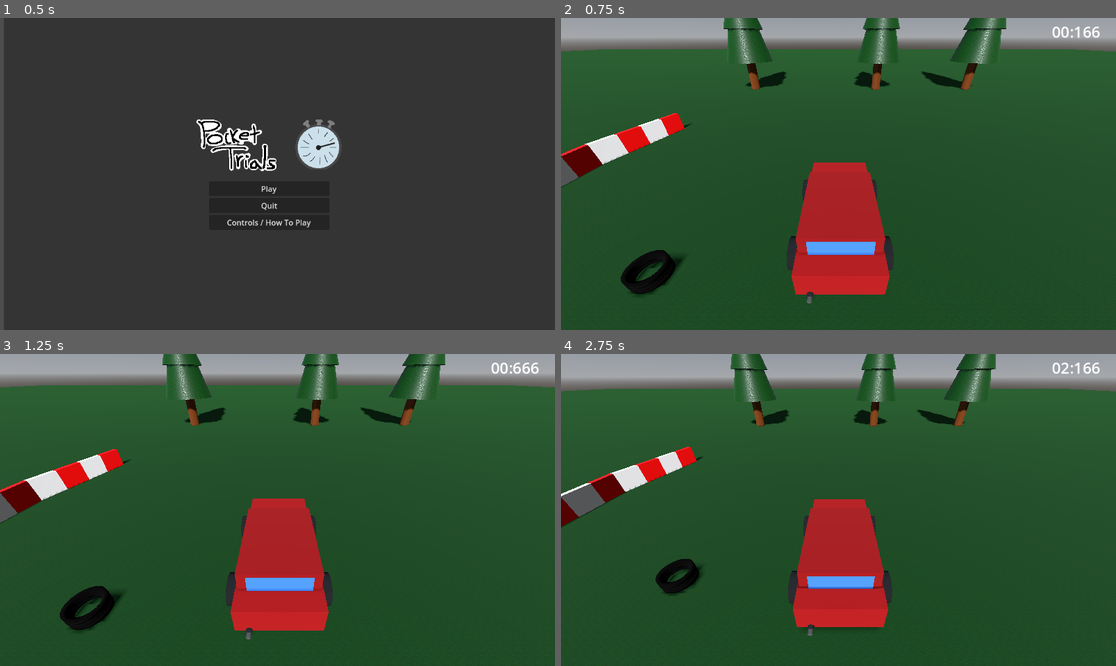
Above: before the commit, frames 1-4 (two rows, left to right).
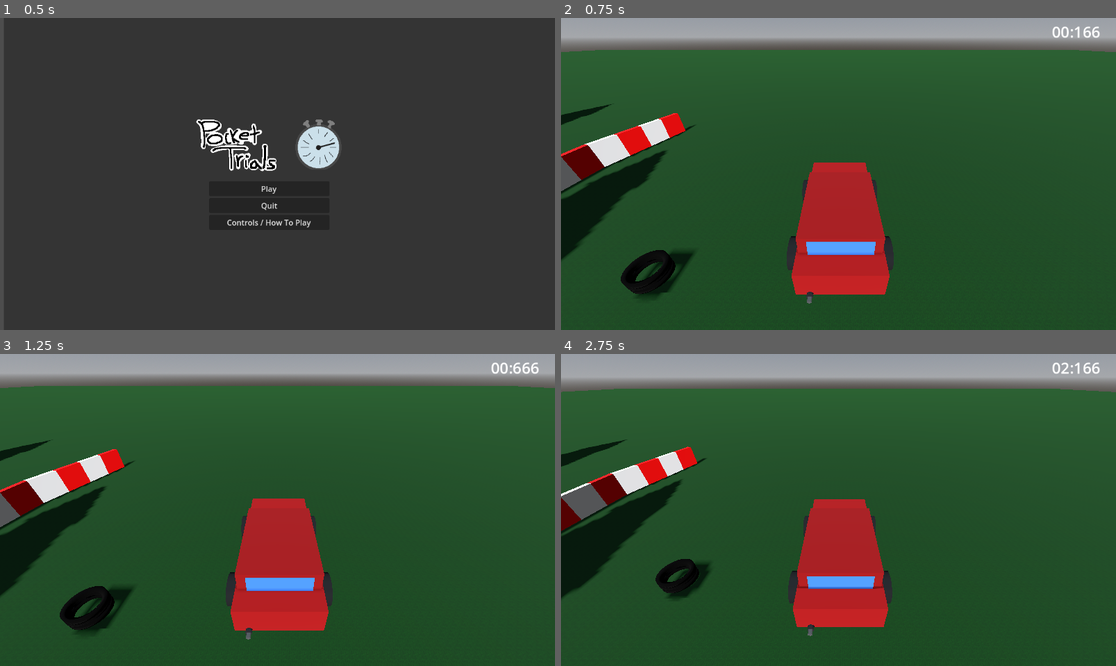
Above: after the commit, the same moments.

Repository: JohnMarkHarris843/PocketTrials
Game: Godot game, scene res://scenes/main_menu/main_menu.tscn
Same seed, same stepped clock (60 frames per second), same inputs: the game is played once before the commit and once after it.
Inputs:
- Up to frame 1 (0.5 s): no input
- Up to frame 2 (0.75 s): click "Play" at 0.5 s
- Up to frame 3 (1.25 s): no input
- Up to frame 4 (2.75 s): hold D (right) 1.28-2.03 s; hold Space (drift) 1.28-2.03 s; hold S (reverse) from 2.03 s (still down); tap Space (drift) at 2.1 s

Frame 1 is identical in both runs. In frame 2, 6.4% of the frame differs, in the area x 0-100%, y 0-90%; in frame 3, 6.4%; in frame 4, 6.8%, in the area x 0-100%, y 0-89%.

Commit message:
added road builder and script into game, then started working on checkpoints scripts, lapcounter, race manager and finish line

Diff:
--- /dev/null
+++ b/3d-game/HUD.tscn
@@ -0,0 +1,11 @@
+[gd_scene format=3 uid="uid://c852ocqdp7ujt"]
+
+[node name="HUD" type="CanvasLayer"]
+
+[node name="TimerLabel" type="Label" parent="."]
+offset_right = 40.0
+offset_bottom = 23.0
+
+[node name="LapLabel" type="Label" parent="."]
+offset_right = 40.0
+offset_bottom = 23.0
--- /dev/null
+++ b/3d-game/assets/models/road_segment.tscn
@@ -0,0 +1,11 @@
+[gd_scene load_steps=3 format=3 uid="uid://bk0uul8pncfvs"]
+
+[sub_resource type="PlaneMesh" id="PlaneMesh_uoatp"]
+
+[sub_resource type="StandardMaterial3D" id="StandardMaterial3D_51tdv"]
+albedo_color = Color(0.012617188, 0.012617188, 0.012617188, 1)
+
+[node name="MeshInstance3D" type="MeshInstance3D"]
+transform = Transform3D(1.8211472, 0, 0, 0, 1, 0, 0, 0, 2.4304638, 0, 0, 0)
+mesh = SubResource("PlaneMesh_uoatp")
+surface_material_override/0 = SubResource("StandardMaterial3D_51tdv")
--- a/3d-game/scenes/game/game.tscn
+++ b/3d-game/scenes/game/game.tscn
@@ -1,10 +1,15 @@
-[gd_scene load_steps=14 format=3 uid="uid://dn0bi74e43m45"]
+[gd_scene load_steps=20 format=3 uid="uid://dn0bi74e43m45"]
 
 [ext_resource type="PackedScene" uid="uid://b7ub2d6yxd7bk" path="res://scenes/car/red-car.tscn" id="1_7h61r"]
 [ext_resource type="PackedScene" uid="uid://dda1jgjbw4b73" path="res://assets/models/tree.tscn" id="2_7h61r"]
 [ext_resource type="PackedScene" uid="uid://sl5fnhvlhh5p" path="res://scenes/raceTimer.tscn" id="2_lfrn8"]
 [ext_resource type="PackedScene" uid="uid://jjwvnnxdrynl" path="res://assets/models/tires.tscn" id="3_0sr1o"]
 [ext_resource type="PackedScene" uid="uid://b6433kfonwl81" path="res://assets/models/racewall.tscn" id="4_kelw5"]
+[ext_resource type="Script" uid="uid://d0s5382y25ssi" path="res://scripts/RaceManager.gd" id="6_2a8rs"]
+[ext_resource type="Script" uid="uid://do3oor8hu8e1q" path="res://scripts/CheckPoint.gd" id="7_4j704"]
+[ext_resource type="Script" uid="uid://c40im4w7a7gen" path="res://scripts/FinishLine.gd" id="8_kp23o"]
+[ext_resource type="Script" uid="uid://blaconah3iim0" path="res://scripts/LapCounter.gd" id="9_5jirj"]
+[ext_resource type="Script" uid="uid://dahvmkydxw5pg" path="res://tools/road_builder.gd" id="10_4j704"]
 
 [sub_resource type="FastNoiseLite" id="FastNoiseLite_abcde"]
 noise_type = 2
@@ -38,7 +43,15 @@
 ambient_light_energy = 3.0
 reflected_light_source = 2
 
-[node name="3DNode" type="Node3D"]
+[sub_resource type="Curve3D" id="Curve3D_2a8rs"]
+closed = true
+_data = {
+"points": PackedVector3Array(0, 0, 0, 0, 0, 0, 0.024085581, 0.084278464, -0.8580013, 0, 0, 0, 0, 0, 0, -0.093044996, -0.08547592, -29.374474, 0, 0, 0, 0, 0, 0, 36.655388, -0.07441485, -30.392956, 0, 0, 0, 0, 0, 0, 37.419582, -0.06073703, 18.821753, 0, 0, 0, 0, 0, 0, -0.33509254, -0.024077058, 21.12075),
+"tilts": PackedFloat32Array(0, 0, 0, 0, 0)
+}
+point_count = 5
+
+[node name="Race" type="Node3D"]
 
 [node name="Car" parent="." instance=ExtResource("1_7h61r")]
 transform = Transform3D(1, 0, 0, 0, 1, 0, 0, 0, 1, 0, 0.37531567, 0)
@@ -46,7 +59,7 @@
 [node name="Floor" type="StaticBody3D" parent="."]
 
 [node name="MeshInstance3D" type="MeshInstance3D" parent="Floor"]
-transform = Transform3D(1, 0, 0, 0, 1, 0, 0, 0, 1, -0.31753817, 0.11239457, 0.09919548)
+transform = Transform3D(1, 0, 0, 0, 1, 0, 0, 0, 1, -0.31753817, 0.018248081, 0.09919548)
 material_override = SubResource("StandardMaterial3D_klmno")
 mesh = SubResource("PlaneMesh_c1y5s")
 
@@ -69,13 +82,13 @@
 shadow_blur = 0.5
 
 [node name="Tree" parent="." instance=ExtResource("2_7h61r")]
-transform = Transform3D(2, 0, 0, 0, 2, 0, 0, 0, 2, 1.8325185, 2.3557858, -9.025228)
+transform = Transform3D(2, 0, 0, 0, 2, 0, 0, 0, 2, -9.167481, 2.3557858, -0.025227547)
 
 [node name="Tree2" parent="." instance=ExtResource("2_7h61r")]
-transform = Transform3D(2, 0, 0, 0, 2, 0, 0, 0, 2, -4.1366773, 2.3557858, -9.025228)
+transform = Transform3D(2, 0, 0, 0, 2, 0, 0, 0, 2, -4.1366773, 2.3557858, 3.9747725)
 
 [node name="Tree3" parent="." instance=ExtResource("2_7h61r")]
-transform = Transform3D(2, 0, 0, 0, 2, 0, 0, 0, 2, 6.3033204, 2.3557858, -9.025228)
+transform = Transform3D(2, 0, 0, 0, 2, 0, 0, 0, 2, -15.69668, 2.3557858, 0.97477245)
 
 [node name="tires" parent="." instance=ExtResource("3_0sr1o")]
 transform = Transform3D(0.15, 0, 0, 0, 0.15, 0, 0, 0, 0.15, -1.9971011, 0.13007495, 0.6071358)
@@ -87,3 +100,40 @@
 transform = Transform3D(0.9756151, 0, -0.21948864, 0, 1, 0, 0.21948864, 0, 0.9756151, 0.28050804, 0.0022338629, -1.9364455)
 
 [node name="Node3D" parent="walls" instance=ExtResource("4_kelw5")]
+
+[node name="RaceManager" type="Node" parent="."]
+script = ExtResource("6_2a8rs")
+
+[node name="Node3DCheckPoints" type="Node3D" parent="."]
+visible = false
+
+[node name="Checkpoint_1" type="Area3D" parent="Node3DCheckPoints"]
+transform = Transform3D(1, 0, 0, 0, 1, 0, 0, 0, 1, 2.393265, 0, 0)
+visible = false
+script = ExtResource("7_4j704")
+checkpoint_id = 1
+
+[node name="Checkpoint_2" type="Area3D" parent="Node3DCheckPoints"]
+visible = false
+script = ExtResource("7_4j704")
+checkpoint_id = 2
+
+[node name="Checkpoint_3" type="Area3D" parent="Node3DCheckPoints"]
+visible = false
+script = ExtResource("7_4j704")
+checkpoint_id = 3
+
+[node name="FinishLine" type="Area3D" parent="."]
+script = ExtResource("8_kp23o")
+
+[node name="LapCounter" type="Node" parent="."]
+script = ExtResource("9_5jirj")
+
+[node name="Track" type="Node3D" parent="."]
+
+[node name="CenterPath" type="Path3D" parent="Track"]
+curve = SubResource("Curve3D_2a8rs")
+
+[node name="Roadbuilder" type="Node3D" parent="."]
+script = ExtResource("10_4j704")
+path_node = NodePath("../Track/CenterPath")
--- /dev/null
+++ b/3d-game/scripts/CheckPoint.gd
@@ -0,0 +1,10 @@
+extends Area3D
+@export var checkpoint_id: int = 0
+signal passed(checkpoint_id, body)
+
+func _ready() -> void:
+	connect("body_entered", Callable(self, "_on_body_entered"))
+
+func _on_body_entered(body: Node) -> void:
+	if body.name == "Car":
+		emit_signal("passed", checkpoint_id, body)
--- /dev/null
+++ b/3d-game/scripts/FinishLine.gd
@@ -0,0 +1,9 @@
+extends Area3D
+signal finished(body)
+
+func _ready() -> void:
+	connect("body_entered", Callable(self, "_on_body_entered"))
+
+func _on_body_entered(body: Node) -> void:
+	if body.name == "Car":
+		emit_signal("finished", body)
--- /dev/null
+++ b/3d-game/scripts/HUD.gd
@@ -0,0 +1 @@
+extends Node
--- /dev/null
+++ b/3d-game/scripts/LapCounter.gd
@@ -0,0 +1 @@
+extends Node
--- /dev/null
+++ b/3d-game/scripts/RaceManager.gd
@@ -0,0 +1,2 @@
+extends Node
+#TO-DO
--- /dev/null
+++ b/3d-game/tools/road_builder.gd
@@ -0,0 +1,127 @@
+@tool
+extends Node3D
+
+@export_node_path("Path3D") var path_node: NodePath
+@export var road_width: float = 6.0
+@export var resolution: int = 400
+@export var uv_length_tiling: float = 10.0
+@export var auto_add_collision: bool = true
+@export var auto_assign_material: bool = true
+
+@export var regenerate_road: bool = false:
+	set(value):
+		regenerate_road = value
+		if value:
+			_build_road()
+			regenerate_road = false
+
+
+func _clear_old() -> void:
+	if has_node("RoadMesh"):
+		get_node("RoadMesh").queue_free()
+	if has_node("RoadCollision"):
+		get_node("RoadCollision").queue_free()
+
+
+func _get_path() -> Path3D:
+	return get_node_or_null(path_node) as Path3D
+
+
+func _build_road() -> void:
+	_clear_old()
+
+	var path: Path3D = _get_path()
+	if path == null:
+		push_error("RoadBuilder: path_node is not set or path was not found.")
+		return
+
+	var curve: Curve3D = path.curve
+	if curve == null:
+		push_error("RoadBuilder: Path3D has no Curve3D.")
+		return
+
+	var total_length: float = curve.get_baked_length()
+	if total_length <= 0.0:
+		push_error("RoadBuilder: Curve has no baked length (add more points?).")
+		return
+
+	var st: SurfaceTool = SurfaceTool.new()
+	st.begin(Mesh.PRIMITIVE_TRIANGLES)
+
+	var basis := path.global_transform.basis
+	var origin := path.global_transform.origin
+
+	for i in range(resolution):
+		var t: float = float(i) / float(resolution - 1)
+		var dist: float = t * total_length
+
+		var pos_local: Vector3 = curve.sample_baked(dist)
+		var pos: Vector3 = basis * pos_local + origin
+
+		var next_dist: float = min(dist + (total_length / float(resolution)), total_length)
+		var next_local: Vector3 = curve.sample_baked(next_dist)
+		var next_pos: Vector3 = basis * next_local + origin
+
+		var forward: Vector3 = next_pos - pos
+		if forward.length() < 0.0001:
+			forward = Vector3.FORWARD
+		forward = forward.normalized()
+
+		var right: Vector3 = forward.cross(Vector3.UP).normalized()
+
+		var left_pt: Vector3 = pos - right * (road_width * 0.5)
+		var right_pt: Vector3 = pos + right * (road_width * 0.5)
+
+		# Add left vertex
+		st.add_vertex(left_pt)
+		# Add right vertex
+		st.add_vertex(right_pt)
+
+	# Build triangles
+	for i in range(resolution - 1):
+		var a: int = i * 2
+		var b: int = a + 1
+		var c: int = a + 2
+		var d: int = a + 3
+
+		st.add_index(a)
+		st.add_index(c)
+		st.add_index(b)
+
+		st.add_index(b)
+		st.add_index(c)
+		st.add_index(d)
+
+	# generate normals for shading
+	if st.has_method("generate_normals"):
+		st.generate_normals()
+	else:
+		# older/newer builds: attempt to still commit; mesh may need smoothing manually later
+		pass
+
+	var mesh: ArrayMesh = st.commit() as ArrayMesh
+
+	# Create mesh instance
+	var mesh_instance: MeshInstance3D = MeshInstance3D.new()
+	mesh_instance.name = "RoadMesh"
+	mesh_instance.mesh = mesh
+	add_child(mesh_instance)
+
+	if auto_assign_material:
+		var mat: StandardMaterial3D = StandardMaterial3D.new()
+		mat.albedo_color = Color(0.12, 0.12, 0.12)
+		mat.roughness = 1.0
+		mesh_instance.material_override = mat
+
+	# Collision
+	if auto_add_collision:
+		var body: StaticBody3D = StaticBody3D.new()
+		body.name = "RoadCollision"
+
+		var col: CollisionShape3D = CollisionShape3D.new()
+		col.shape = mesh.create_trimesh_shape()
+
+		body.add_child(col)
+		add_child(body)
+
+	print("RoadBuilder: Road generated successfully (no UVs).")
Not shown, added: 3d-game/scripts/CheckPoint.gd.uid
Not shown, added: 3d-game/scripts/FinishLine.gd.uid
Not shown, added: 3d-game/scripts/HUD.gd.uid
Not shown, added: 3d-game/scripts/LapCounter.gd.uid
Not shown, added: 3d-game/scripts/RaceManager.gd.uid
Not shown, added: 3d-game/tools/road_builder.gd.uid
